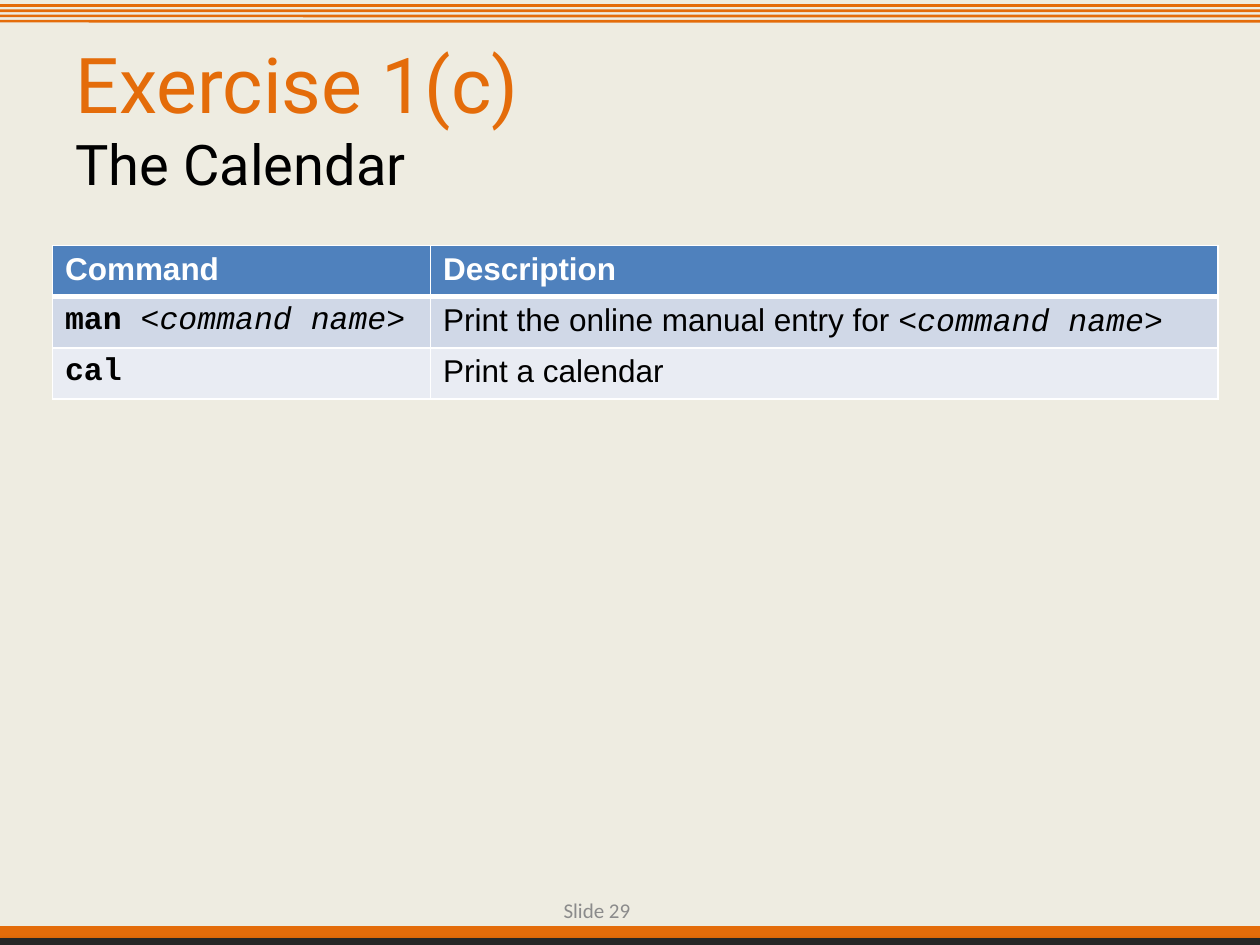
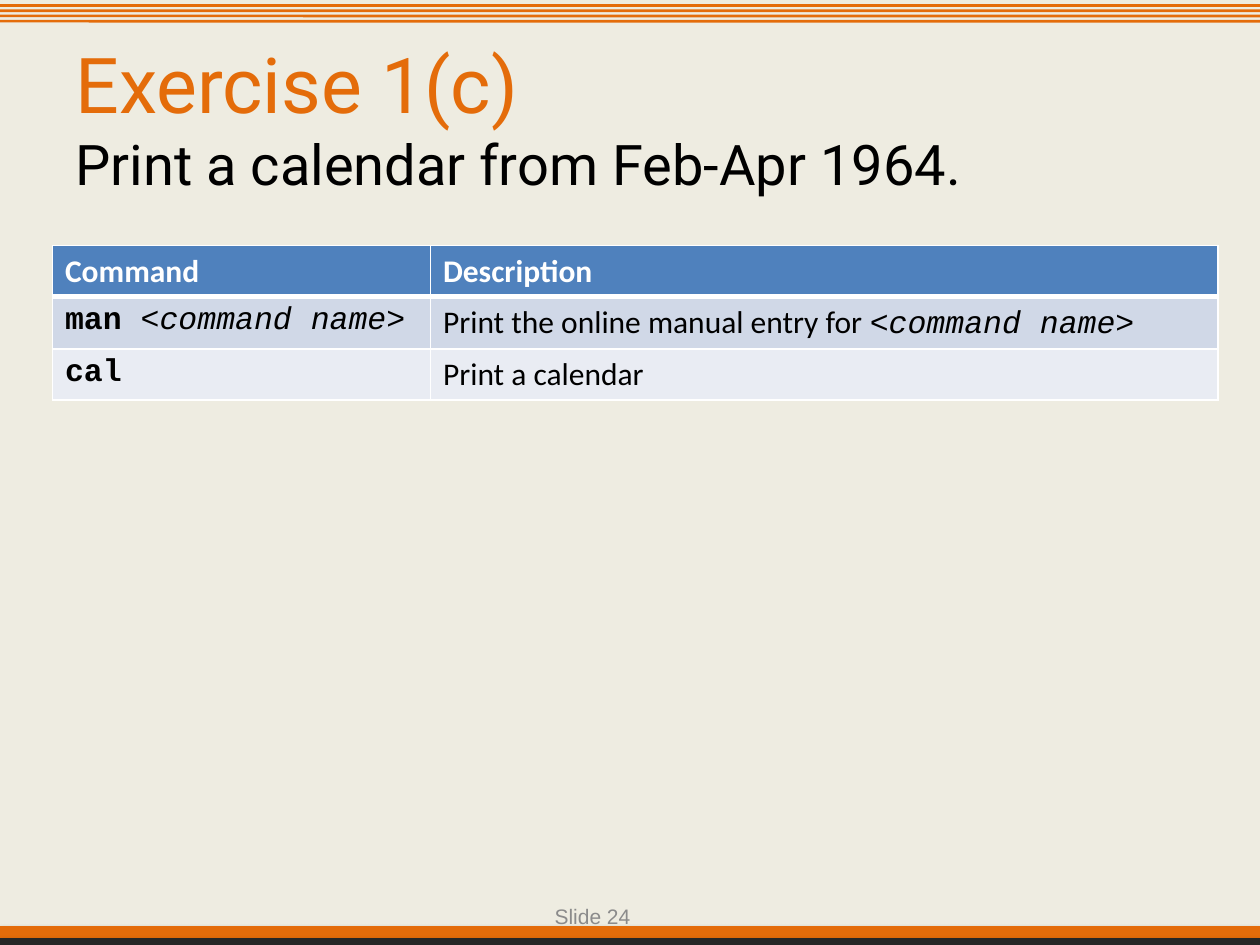
Before and after one commit to IntersectAustralia/TrainingMaterials, a slide deck: slide 24 of hpc1/01 Shell Primer - Slides.pptx (slide 29 before the commit). Drawn at 1260x945 pixels with LibreOffice and Linux fonts; fonts in the diff are those of the drawing; background and template pictures are left out. Boxes give left, top, right and bottom in pixels: in the first picture for what was removed or moved away, otherwise in the second. Text is boxed around its words. In the diff, an @@ line names an element or a change of style, - is before the commit and + after.

```diff
--- a/hpc1/01 Shell Primer - Slides.pptx
+++ b/hpc1/01 Shell Primer - Slides.pptx
@@ text at box(75, 51, 961, 197): text changed; size 44 to 32 pt; text colour #E46C0A to #000000 @@
-Exercise 1(c)
-The Calendar
+Exercise 1(c)
+Print a calendar from Feb-Apr 1964.
@@ table at box(53, 246, 1218, 399) @@
@@ fill #D0D8E8 to #D0D8E7 in row 2 @@
@@ fill #E9EDF4 to #E9ECF3 in row 3 @@
@@ font Arial to Calibri in "Command", "Description", "Print the online manual entry for", "Print a calendar" @@
@@ borders changed @@
@@ rectangle at box(0, 926, 1260, 945): shadow on @@
@@ page number at box(555, 909, 630, 928): text changed; font Calibri to Arial; text colour #8C8C8C to #8B8B8B @@
-Slide 29
+Slide 24
```
Also in this commit, not shown: 63 other slides changed, 19 slides removed, 5 other files.
